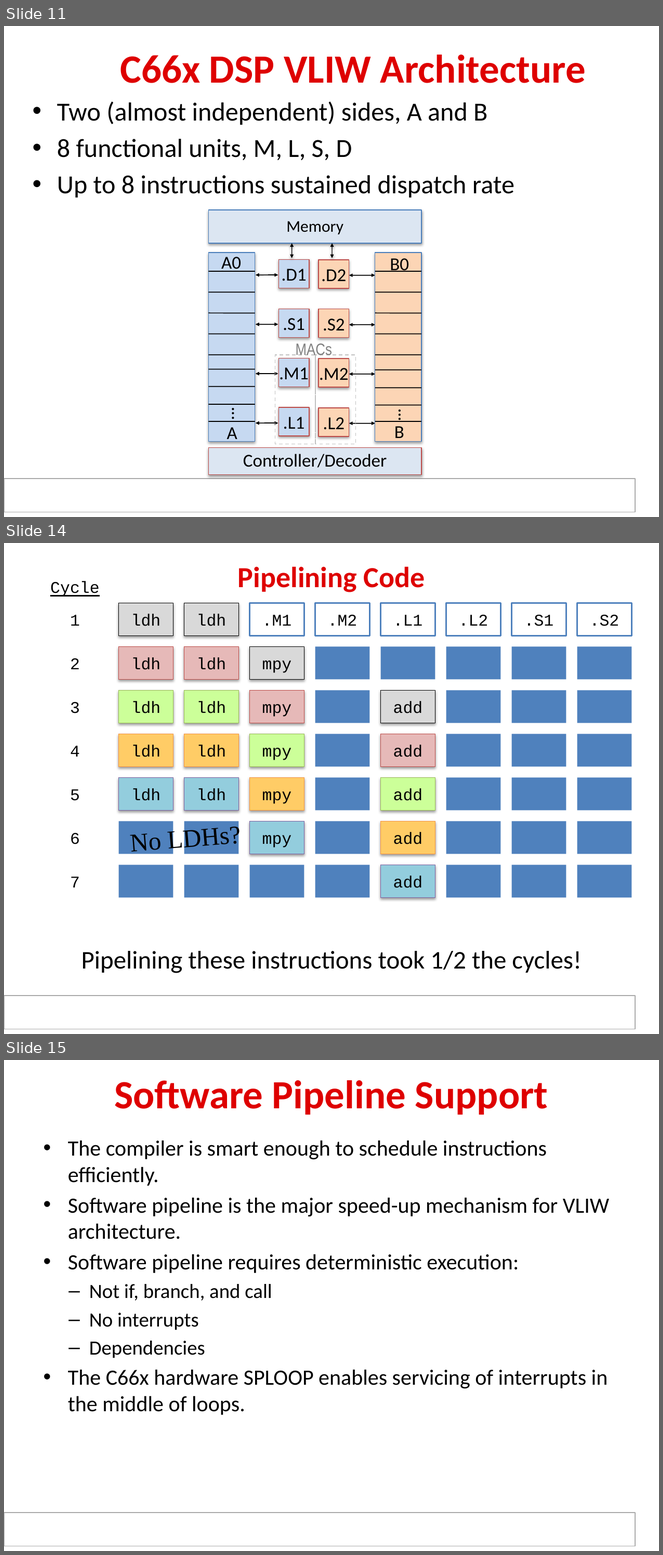
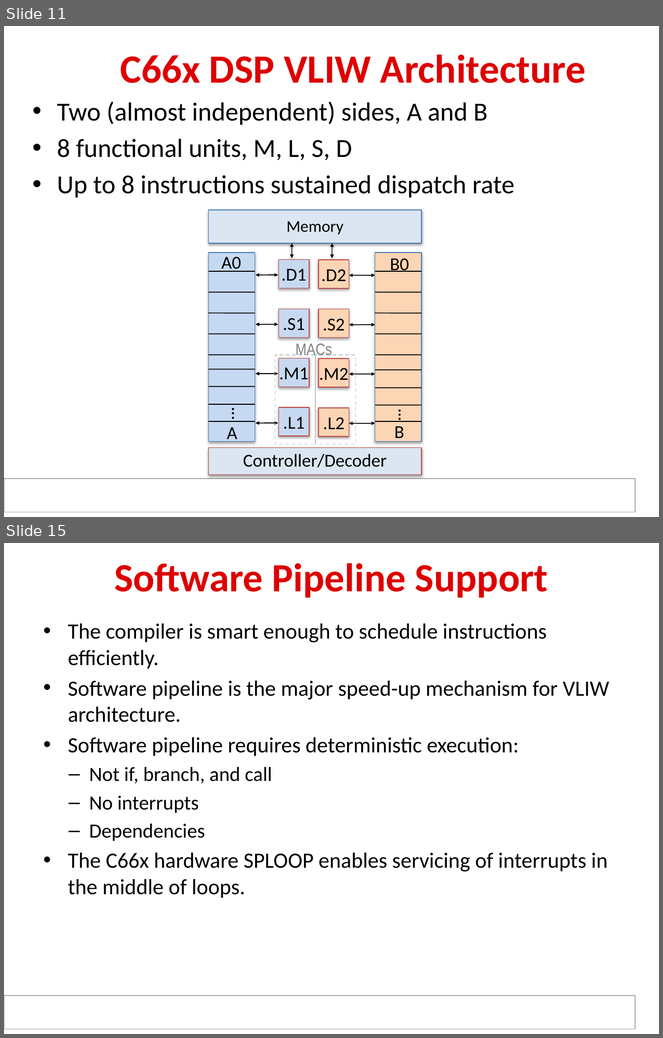
Before and after one commit to hari1989/keystone-workshop, a slide deck: slides/KeyStone Optimization.pptx. Shown one above the other, each under a label of ours: slides 11, 14 and 15 before the commit, slides 11 and 15 after it; the slides between them are not shown. The pictures are 663x1555 and 663x1038 pixels, drawn with LibreOffice and Linux fonts; fonts in the diff are those of the drawing; background and template pictures are left out. Boxes give left, top, right and bottom in pixels: in the first picture for what was removed or moved away, otherwise in the second. Text is boxed around its words. In the diff, an @@ line names an element or a change of style, - is before the commit and + after.

```diff
--- a/slides/KeyStone Optimization.pptx
+++ b/slides/KeyStone Optimization.pptx
@@ slide 14 removed at box(4, 543, 659, 1034), background #FFFFFF; not listed: 1 template element that a slide beside it also shows @@
@@ title removed at box(238, 566, 425, 592) @@
-Pipelining Code
@@ group removed at box(50, 581, 632, 636): 6 rectangles, 2 texts @@
-.M1
-.M2
-.L1
-.L2
-.S1
-.S2
-1
-Cycle
@@ rectangle removed at box(118, 603, 173, 636) @@
-ldh
@@ rectangle removed at box(184, 603, 239, 636) @@
-ldh
@@ rectangle removed at box(118, 646, 173, 679) @@
-ldh
@@ rectangle removed at box(184, 646, 239, 679) @@
-ldh
@@ group removed at box(70, 646, 632, 679): 6 rectangles, 1 text @@
-2
-mpy
@@ rectangle removed at box(118, 691, 173, 723) @@
-ldh
@@ rectangle removed at box(184, 691, 239, 723) @@
-ldh
@@ rectangle removed at box(249, 691, 304, 723) @@
-mpy
@@ group removed at box(70, 691, 632, 723): 5 rectangles, 1 text @@
-3
-add
@@ group removed at box(70, 734, 632, 767): 8 rectangles, 1 text @@
-4
-add
-mpy
-ldh
-ldh
@@ group removed at box(70, 778, 632, 810): 8 rectangles, 1 text @@
-5
-add
-mpy
-ldh
-ldh
@@ group removed at box(70, 822, 632, 854): 8 rectangles, 1 text @@
-6
-add
-mpy
@@ text removed at box(131, 824, 242, 857) @@
-No LDHs?
@@ group removed at box(70, 865, 632, 898): 8 rectangles, 1 text @@
-7
-add
@@ text removed at box(81, 951, 581, 974) @@
-Pipelining these instructions took 1/2 the cycles!
```
Also in this commit, not shown: 6 slides added, 2 other slides removed.
